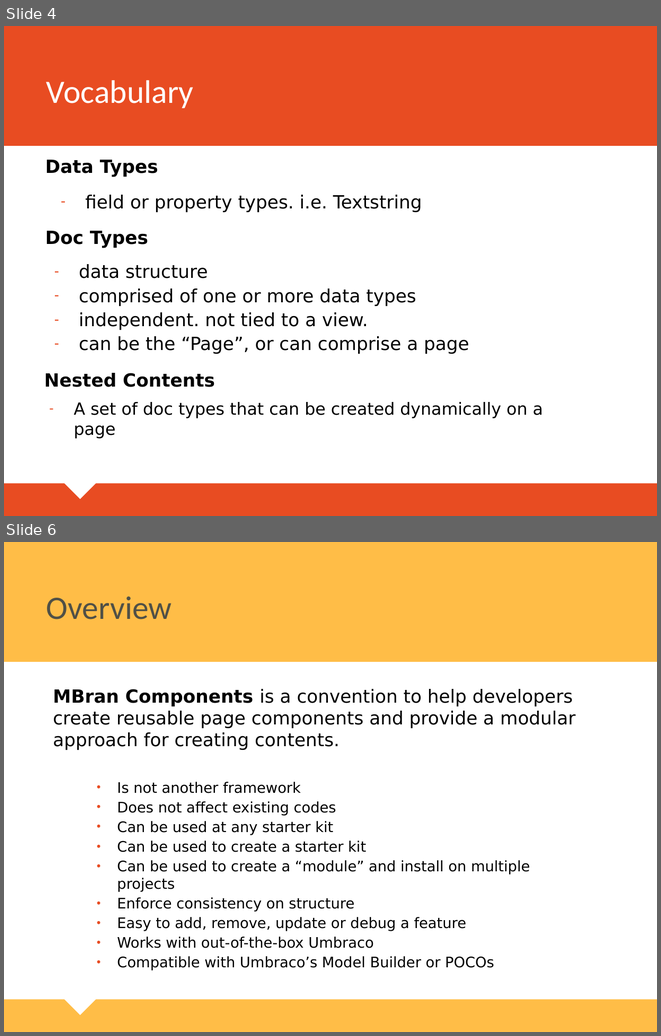
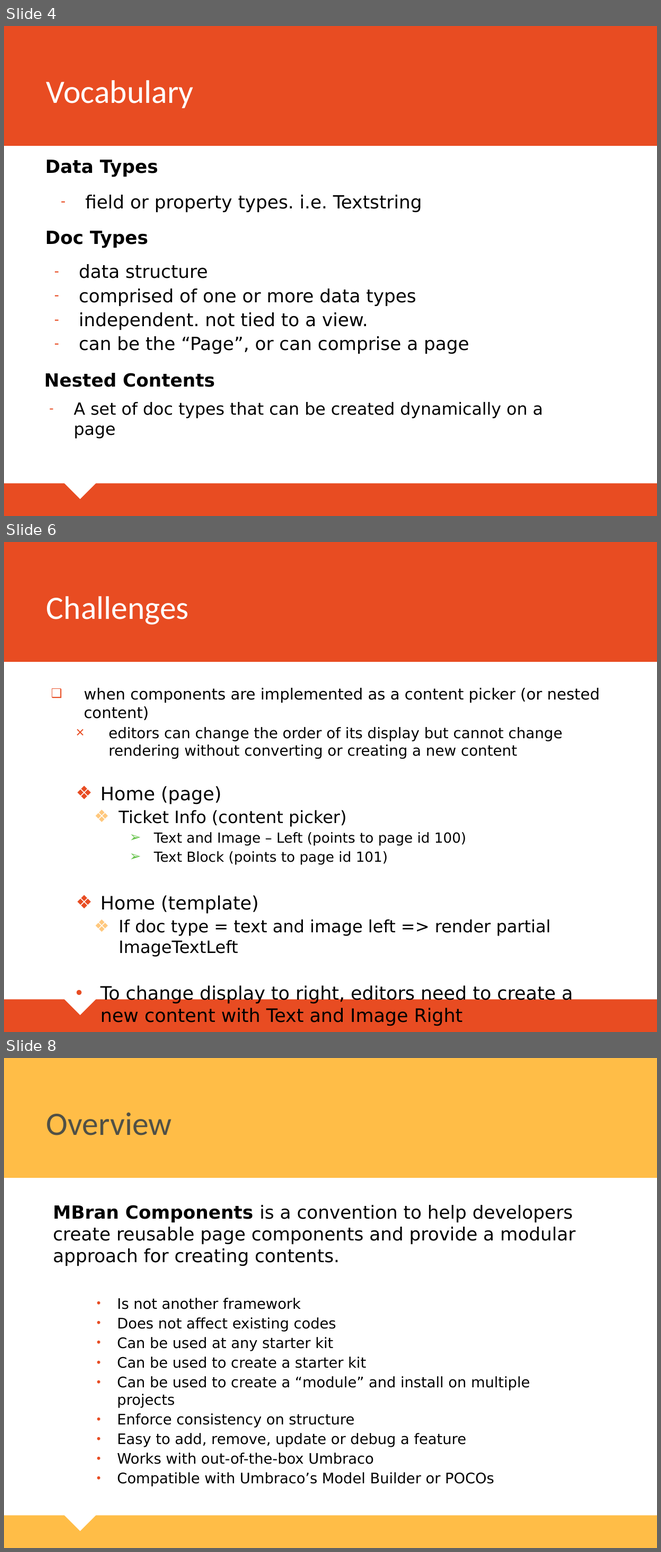
Before and after one commit to markglibres/mbran-umbraco-components, a slide deck: src/Umbraco Components.pptx. Shown one above the other, each under a label of ours: slides 4 and 6 before the commit, slides 4, 6 and 8 after it; the slides between them are not shown. The pictures are 661x1036 and 661x1552 pixels, drawn with LibreOffice and Linux fonts; fonts in the diff are those of the drawing. Boxes give left, top, right and bottom in pixels: in the first picture for what was removed or moved away, otherwise in the second. Text is boxed around its words. In the diff, an @@ line names an element or a change of style, - is before the commit and + after.

```diff
--- a/src/Umbraco Components.pptx
+++ b/src/Umbraco Components.pptx
@@ slide 6 added at (4, 542, 657, 1032), background #FFFFFF; not listed: 3 template elements that a slide beside it also shows @@
@@ title added at (46, 596, 189, 625), 36 pt, text #FFFFFF @@
+Challenges
@@ text added at (84, 688, 600, 1026), 16.1 pt, text #000000 @@
+❑ when components are implemented as a content picker (or nested content)
+  × editors can change the order of its display but cannot change rendering without converting or creating a new content
+  ❖ Home (page)
+    ❖ Ticket Info (content picker)
+        ➢ Text and Image – Left (points to page id 100)
+        ➢ Text Block (points to page id 101)
+  ❖ Home (template)
+    ❖ If doc type = text and image left => render partial ImageTextLeft
+  • To change display to right, editors need to create a new content with Text and Image Right
@@ what was slide 6 is now slide 8 @@
```
Also in this commit, not shown: 2 slides changed, 1 other slide added.
